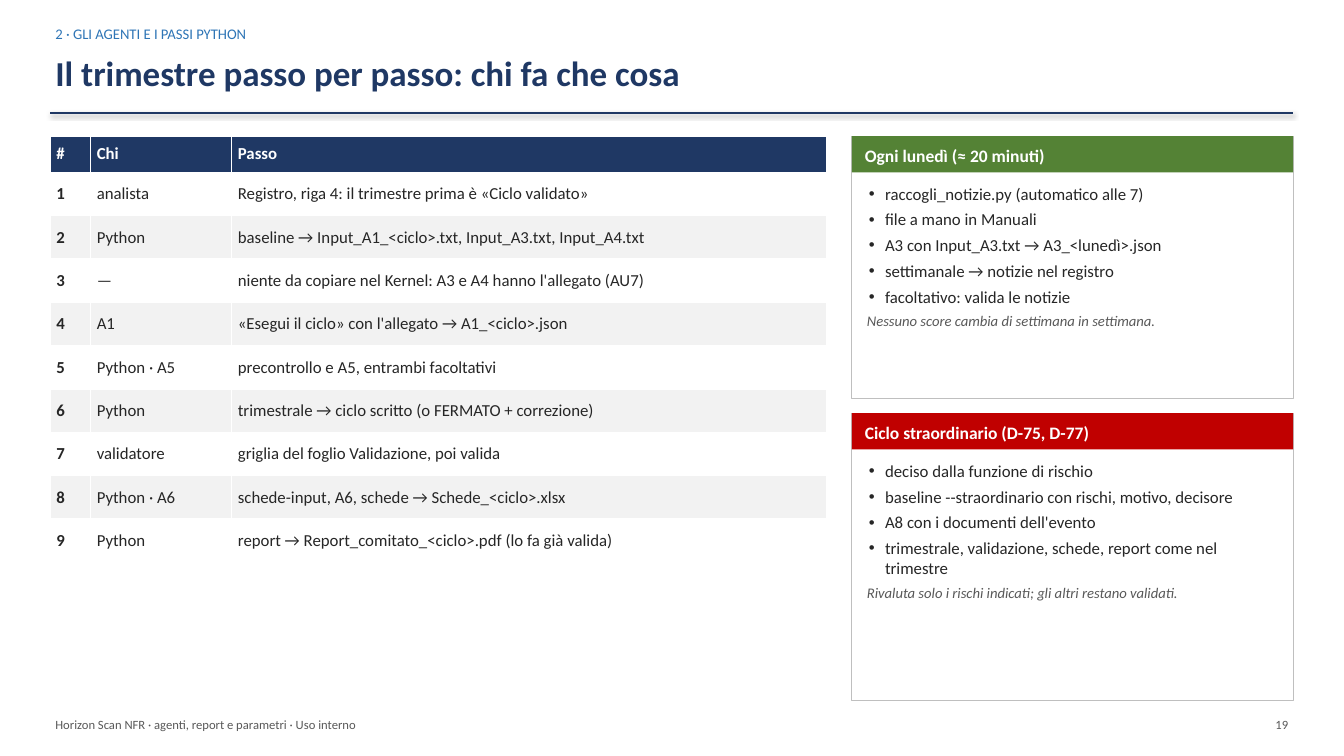
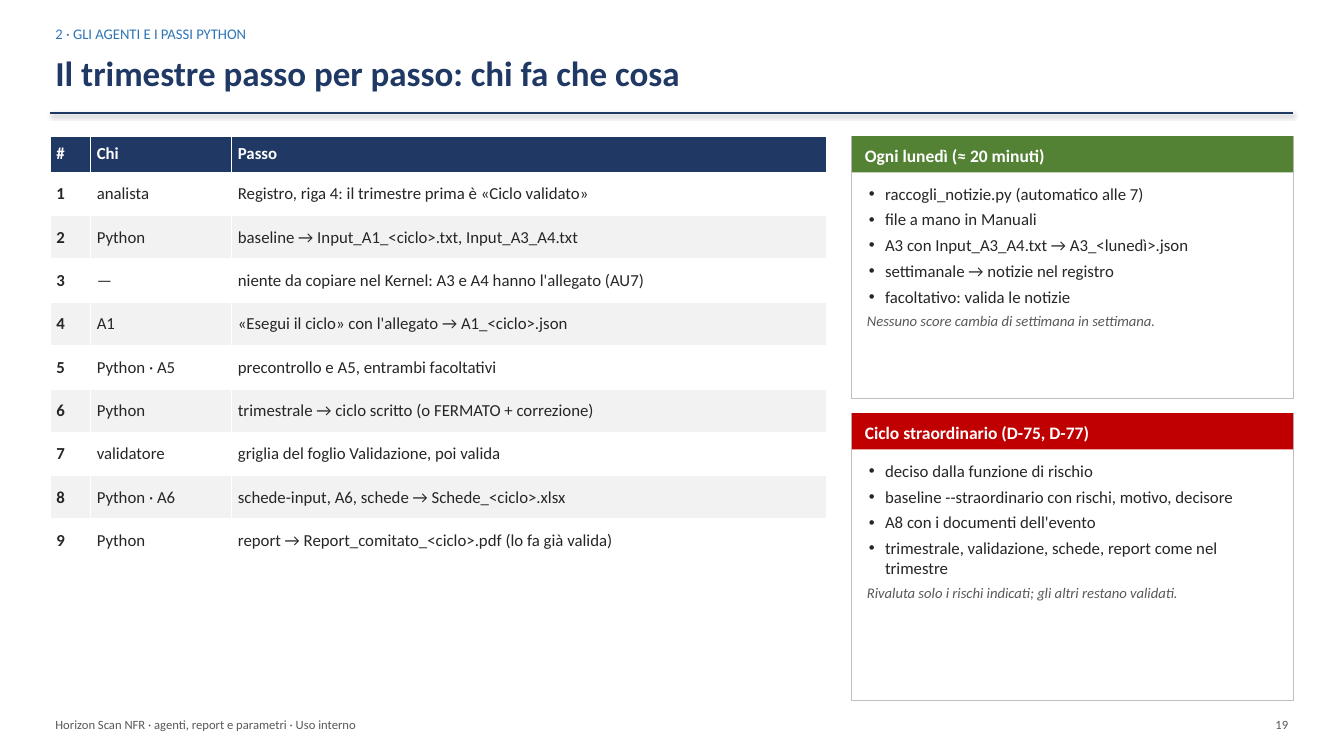
Before and after one commit to Corrado-70/NFR-Horizon-Agents, a slide deck: slide 19 of Presentazione/Horizon_Scan_NFR_presentazione.pptx. Drawn at 1344x756 pixels with LibreOffice and Linux fonts; fonts in the diff are those of the drawing. Boxes give left, top, right and bottom in pixels: in the first picture for what was removed or moved away, otherwise in the second. Text is boxed around its words. In the diff, an @@ line names an element or a change of style, - is before the commit and + after.

```diff
--- a/Presentazione/Horizon_Scan_NFR_presentazione.pptx
+++ b/Presentazione/Horizon_Scan_NFR_presentazione.pptx
@@ table at [50, 136, 827, 563] @@
-row 3, column 3: baseline → Input_A1_<ciclo>.txt, Input_A3.txt, Input_A4.txt
+row 3, column 3: baseline → Input_A1_<ciclo>.txt, Input_A3_A4.txt
@@ text at [885, 239, 1188, 254]: text changed @@
-• A3 con Input_A3.txt → A3_<lunedì>.json
+• A3 con Input_A3_A4.txt → A3_<lunedì>.json
```
Also in this commit, not shown: 7 other slides changed, 48 other files.
